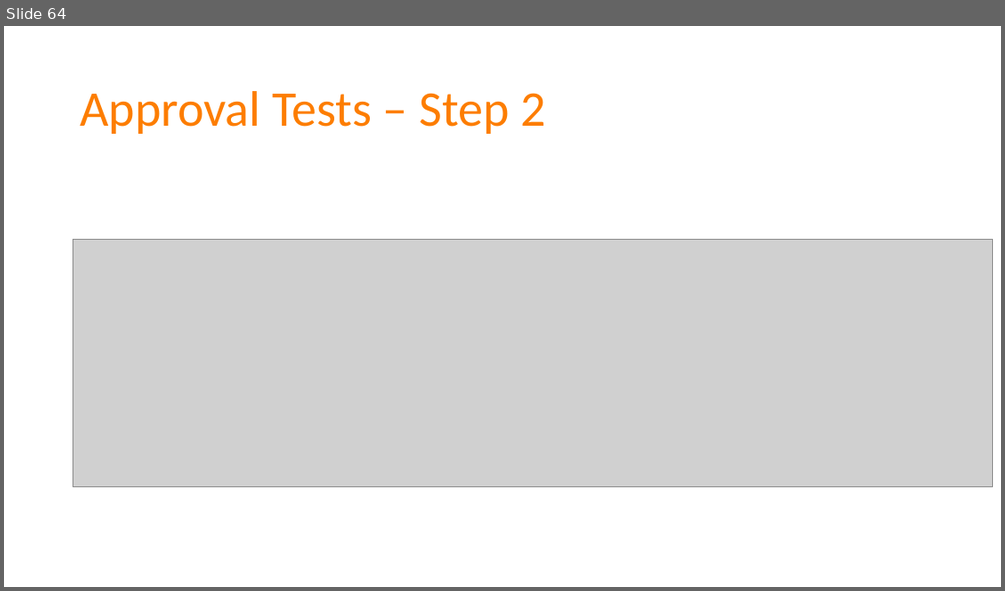
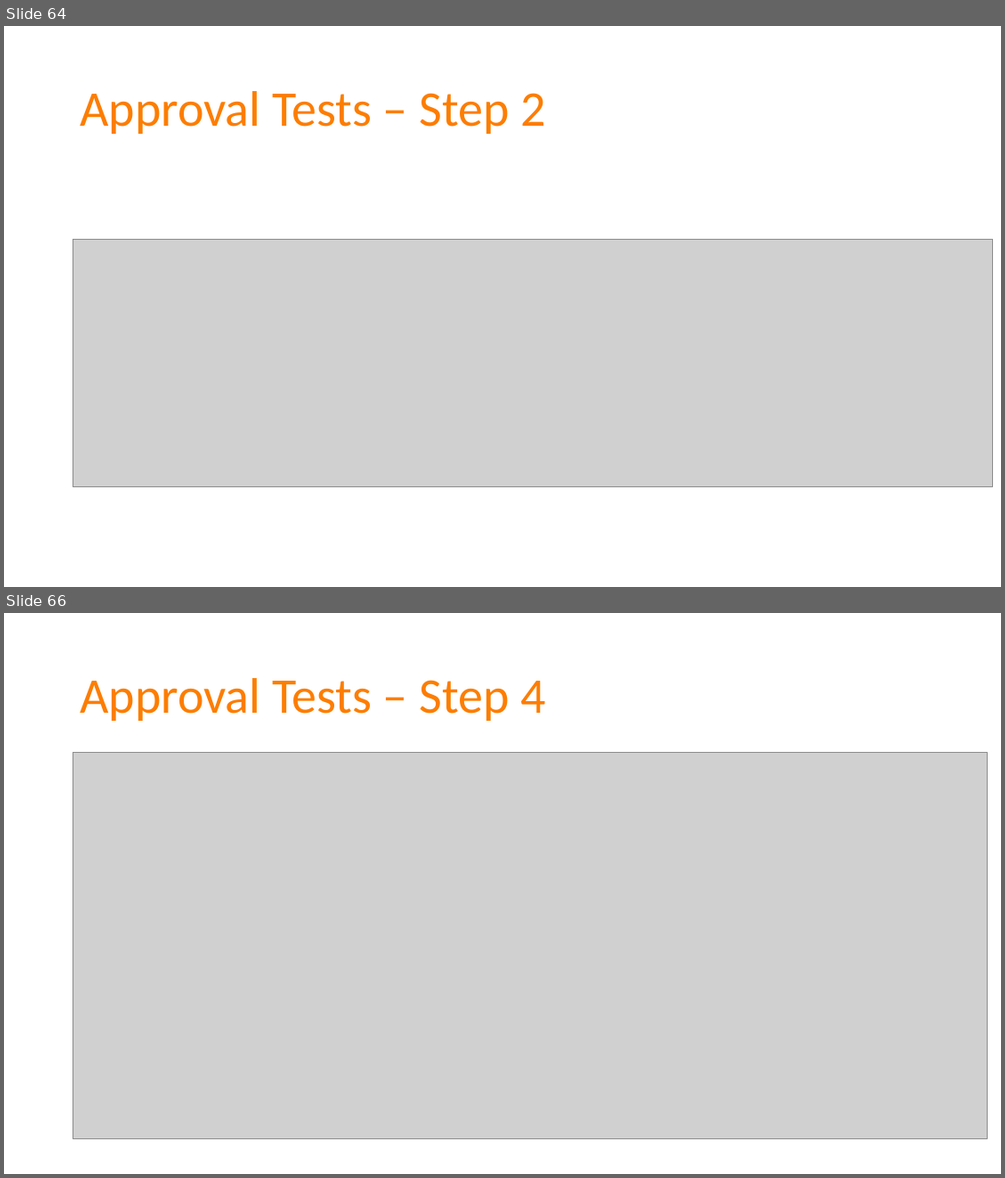
Before and after one commit to spetryjohnson/Talk---Dont-Write-Secure-Code-Design-Secure-Systems, a slide deck: Secure Systems - CodeMash 2017.pptx. Shown one above the other, each under a label of ours: slide 64 before the commit, slides 64 and 66 after it; the slides between them are not shown. The pictures are 1005x591 and 1005x1178 pixels, drawn with LibreOffice and Linux fonts; fonts in the diff are those of the drawing; grey boxes stand for pictures. Boxes give left, top, right and bottom in pixels: in the first picture for what was removed or moved away, otherwise in the second. Text is boxed around its words. In the diff, an @@ line names an element or a change of style, - is before the commit and + after.

```diff
--- a/Secure Systems - CodeMash 2017.pptx
+++ b/Secure Systems - CodeMash 2017.pptx
@@ slide 66 added at <box>4,613,1001,1174</box>, background #FFFFFF @@
@@ title added at <box>80,678,545,721</box>, 48 pt, text #FD7D00 @@
+Approval Tests – Step 4
@@ picture added at <box>73,753,987,1140</box> @@
```
Also in this commit, not shown: 2 slides changed, 3 other slides added, 4 slides removed, 1 other file.
